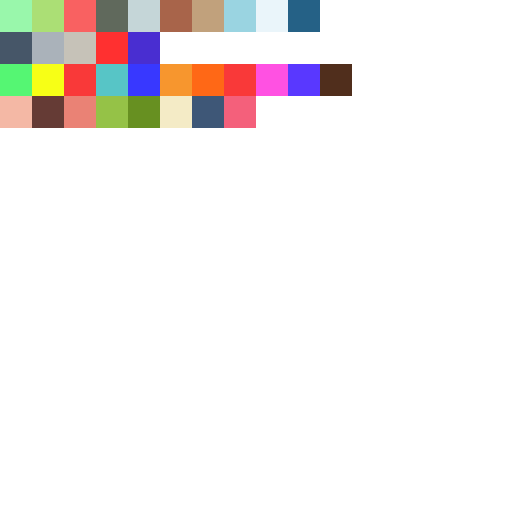
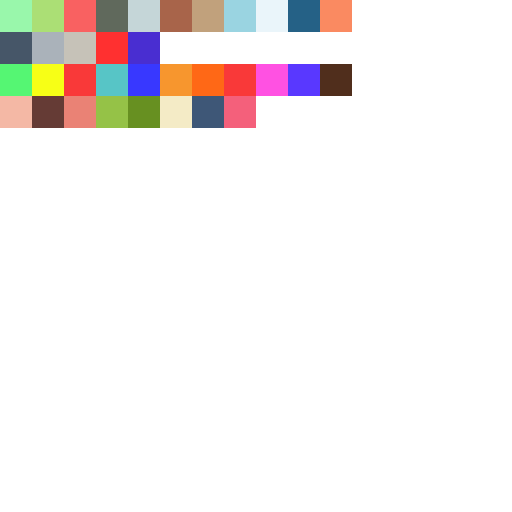
Revision of a layered 512 × 512 image; what changed, layer by layer:
painted on "Layer 7" over [320, 0, 352, 32]
